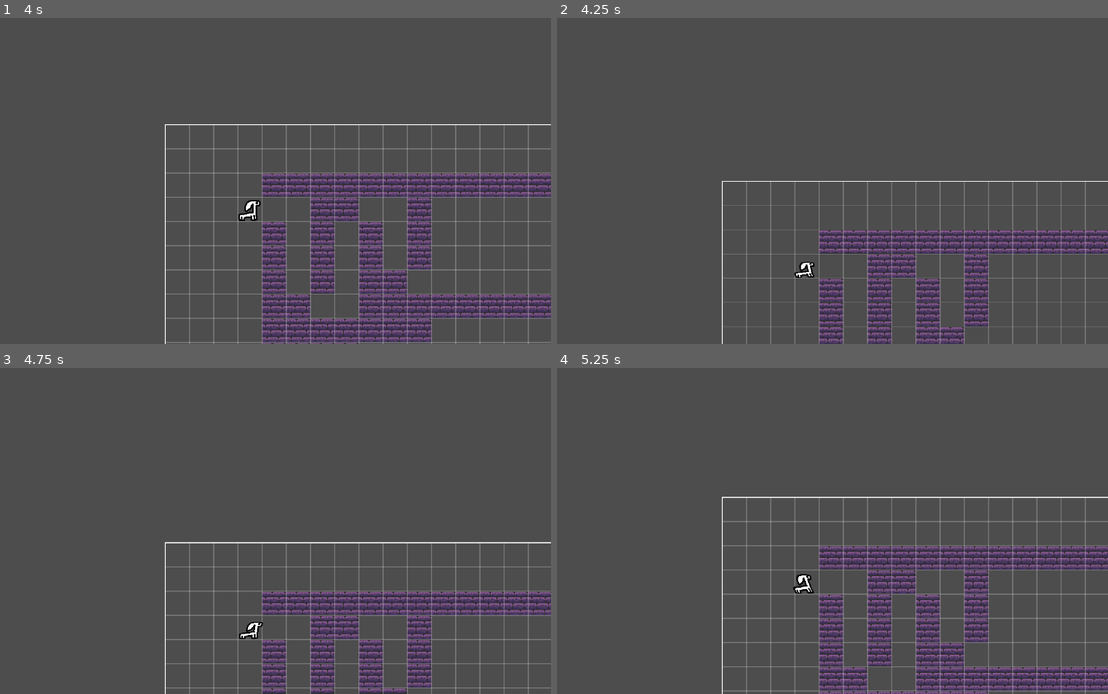
Above: before the commit, frames 1-4 (two rows, left to right).
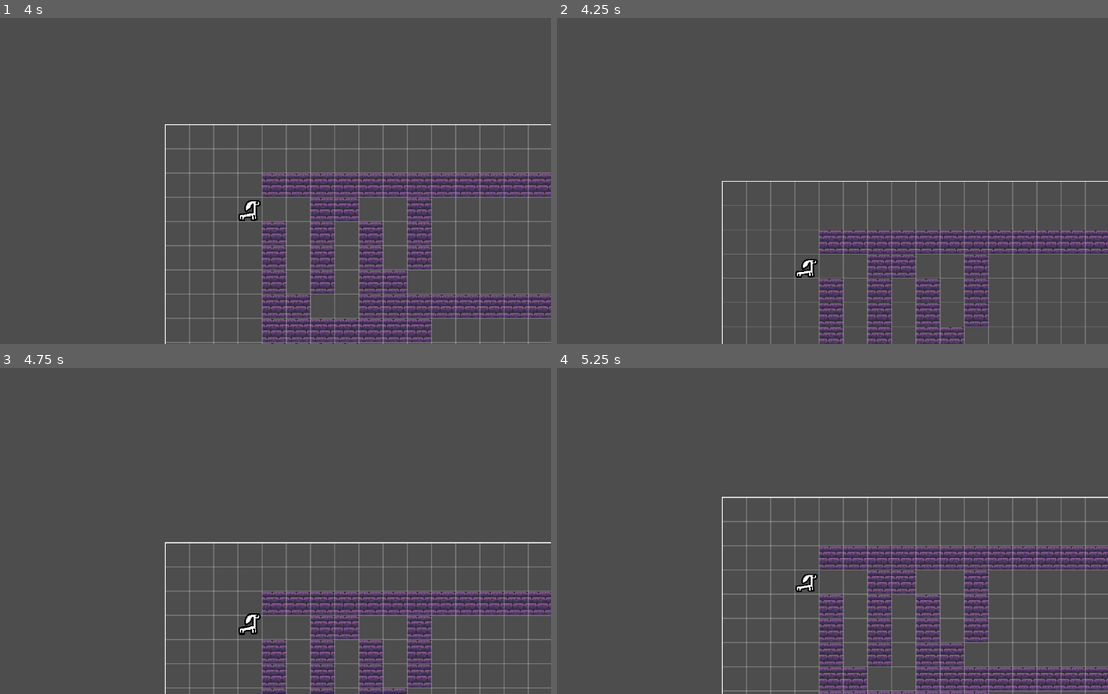
Above: after the commit, the same moments.

Repository: Blueflowerss/vpet-tempname
Game: Godot game, scene res://root.tscn
The game is run twice, just before and just after one commit, with the same random seed, the same clock (stepped at 60 frames per second) and the same inputs.
Inputs (mouse positions are in pixels of both pictures, inside the frame that each line leads up to):
- Up to frame 1 (4 s): move the mouse to (385, 164) at 0.52 s; press the mouse at (385, 164) at 0.53 s; tap Enter at 1.25 s; move the mouse to (143, 197) at 1.27 s; release the mouse at (143, 197) at 1.28 s; tap S (pan_camera_down) at 1.35 s; click (143, 197) at 1.42 s; move the mouse to (319, 109) at 2.02 s; hold A (pan_camera_left) 2.03-2.78 s; click (319, 109) at 2.17 s; move the mouse to (231, 246) at 2.77 s; tap D (pan_camera_right) at 2.85 s; click (231, 246) at 2.92 s; tap Space at 3.5 s; move the mouse to (435, 229) at 3.52 s; hold Up (pan_camera_up) from 3.53 s (still down); click (435, 229) at 3.67 s
- Up to frame 2 (4.25 s): keep holding Up (pan_camera_up)
- Up to frame 3 (4.75 s): move the mouse to (88, 482) at 4.27 s; release Up (pan_camera_up) at 4.28 s; click (88, 482) at 4.35 s
- Up to frame 4 (5.25 s): move the mouse to (849, 531) at 5.02 s; hold S (pan_camera_down) from 5.03 s (still down); click (849, 531) at 5.17 s

Frame 1 is identical in both runs. In frame 2, 0.1% of the frame differs, in the area x 43-48%, y 73-80%; in frame 3, 0.2%, in the area x 43-48%, y 75-84%; in frame 4, 0.2%.

Commit message:
randomize fun animation

Diff:
--- a/states/critter_states/critter_fun_state.gd
+++ b/states/critter_states/critter_fun_state.gd
@@ -1,4 +1,9 @@
 extends CritterState
+
+const fun_animation_list : Array[String] = [
+	"fun_dance",
+	"fun_jump"
+];
 func _init() -> void:
 	state_id = ACT.FUN;
 	state_type = "IDLE";
@@ -10,13 +15,8 @@
 	state_time = 0;
 	entity.set_state(ACT.THINK);
 func on_state_active():
-	var fun_type: int;
-	#fun_type = randi_range(1,2)
-	entity.emit_signal("play_animation","fun_dance");
-	#if  fun_type = 1:
-		#entity.emit_signal("play_animation","fun_dance");
-	#else:
-		#entity.emit_signal("play_animation","fun_jump");
+	var fun_animation : String = fun_animation_list.pick_random();
+	entity.emit_signal("play_animation",fun_animation);
 func on_state_inactive():
 	entity.emit_signal("stop_animation");
 	entity.emit_signal("play_animation","back_idle");
